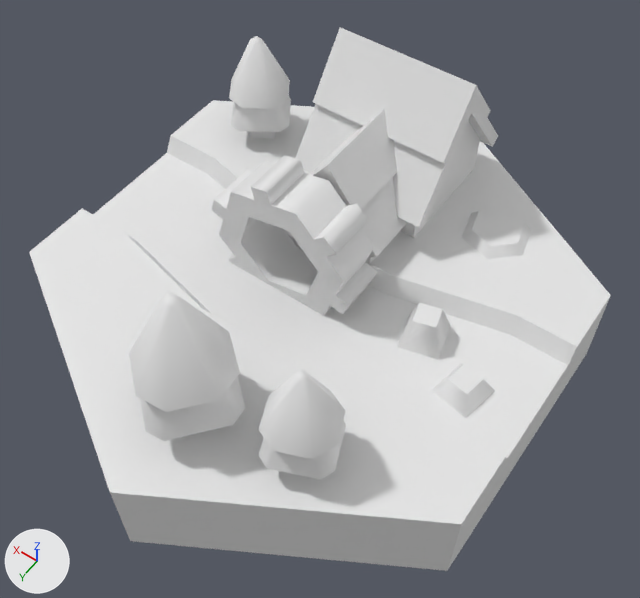
What one commit did to the glTF model public/assets/3d/props/kenney/building-watermill.glb.
Rendered twice from a 50 mm lens placed at (-0.661, 0.906, 1.552), pointed at (-0.049, 0.05, 0.206). The axes (+X, +Y, +Z) are drawn at lower left. The lights are the same throughout. The picture after the commit comes second. Materials are left out; every surface is plain grey. Vertices at exactly the same position are counted once.

In view in the first picture: 'building-watermill', 'rotate-z'.
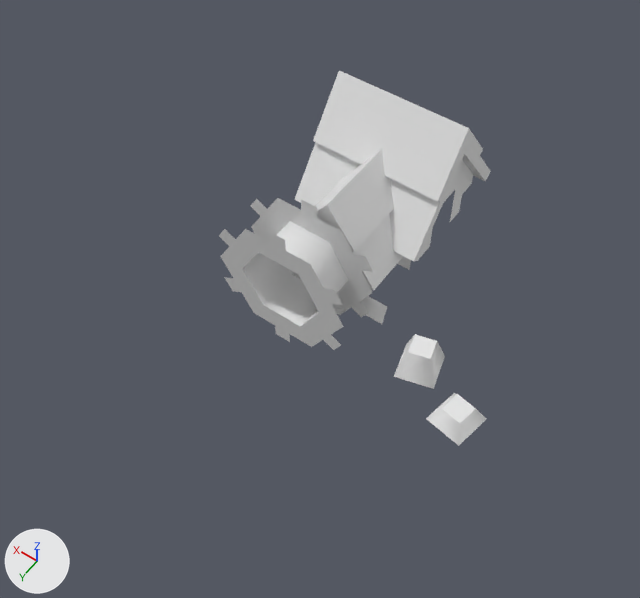
The change, as a list of edits to the scene's bpy script:
```text
Change me_building_watermill:
    used by ob_building_watermill; location = (0.0, 0.0, 0.0)
    remove me_building_watermill.from_pydata(...)  # 301 vertices, 442 faces; spans x -0.5..0.5, y -0.577..0.577, z 0.0..0.519
    add me_building_watermill.from_pydata(...)  # 98 vertices, 134 faces; spans x -0.415..0.167, y -0.481..0.091, z 0.162..0.518
    me_building_watermill part 1: 10 loose pieces with 120 vertices, spanning x -0.314..0.421, y -0.374..0.48, z 0.2..0.519, are deleted
    me_building_watermill part 2
    83 vertices are removed from x -0.5..0.5, y -0.577..0.577, z 0.0..0.2
    136 faces are deleted
Change me_rotate_z:
    used by ob_rotate_z; parent = ob_building_watermill; location = (0.0474, 0.000828, 0.266); rotation_euler = (0.0, 0.222, 0.0), in degrees (0, 13, 0)
    remove me_rotate_z.from_pydata(...)  # 76 vertices, 152 faces; spans x -0.154..0.154, y -0.051..0.051, z -0.163..0.163
    add me_rotate_z.from_pydata(...)  # 76 vertices, 88 faces; spans x -0.154..0.154, y -0.051..0.051, z -0.163..0.163
    me_rotate_z part 3
    64 faces are deleted
Change ob_building_watermill:
    ob_building_watermill.location: (0.0, 0.0, 0.0) -> (0.0, 0.0, -0.102)
Change ob_rotate_z:
    ob_rotate_z.rotation_euler: (0.0, 0.222, 0.0) -> (0.0, 0.0, 0.0)  # degrees (0, 13, 0) -> degrees (0, 0, 0)
```

Boxes (x1, y1, x2, y2) around the edits, measured in the pictures (640 x 598 px):
'building-watermill', reshaped, moved (65% narrower, 31% shorter): before (29, 27, 611, 571); after (290, 71, 491, 446)
'rotate-z', reshaped, moved, turned: before (212, 155, 377, 316); after (219, 198, 373, 350)
part 1 of me_building_watermill, deleted: before (129, 36, 531, 480)
part 2 of me_building_watermill, deleted: before (29, 100, 611, 571)
part 3 of me_rotate_z, deleted: before (214, 155, 377, 314)
